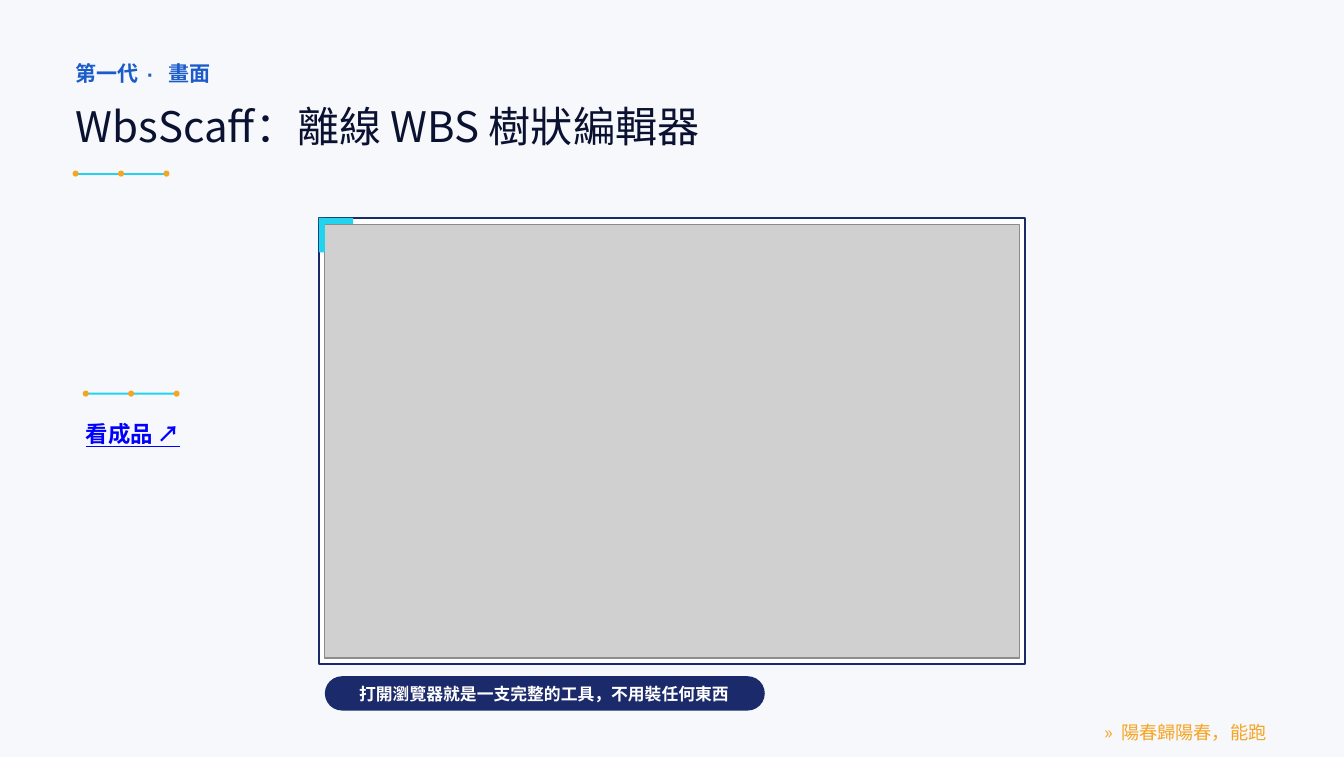
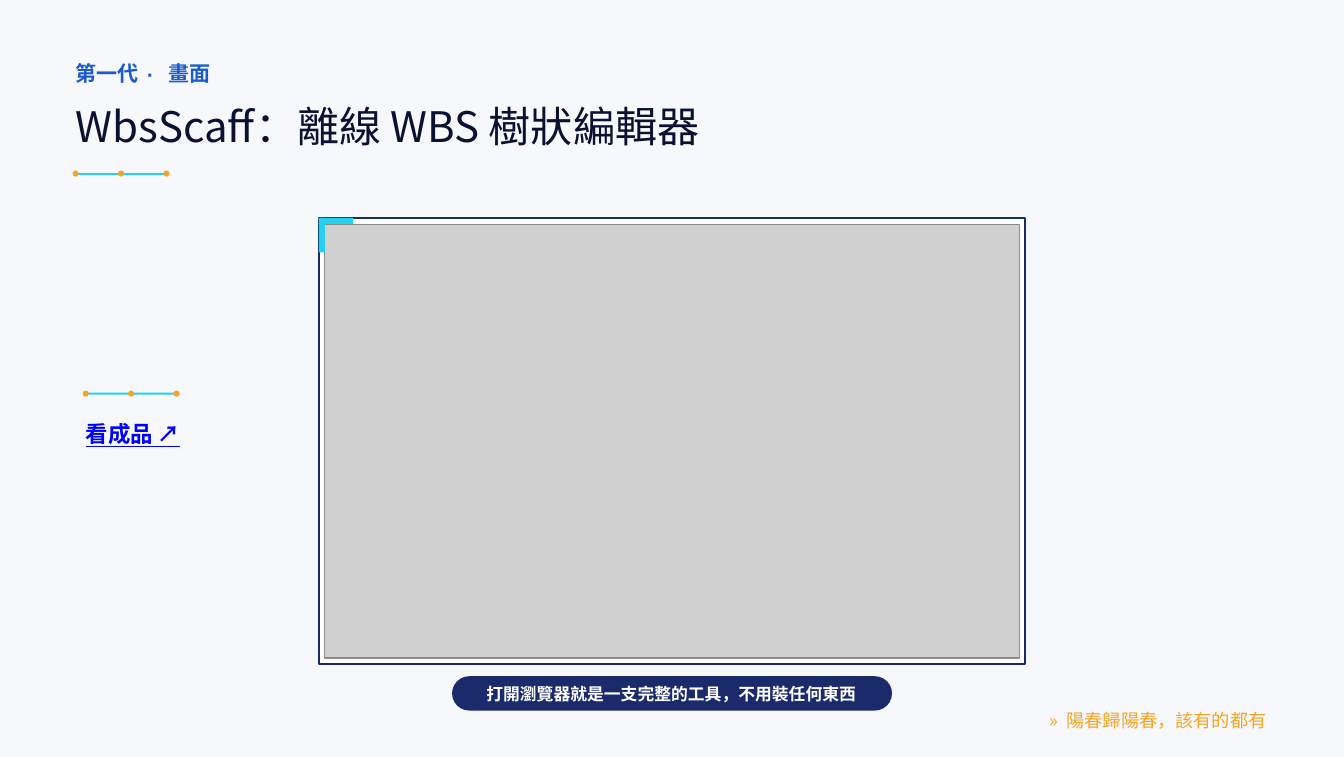
Before and after one commit to LinGaOscar/Spring-MissionBoard, a slide deck: slide 9 of docs/專案介紹.pptx. Drawn at 1344x757 pixels with LibreOffice and Linux fonts; fonts in the diff are those of the drawing; grey boxes stand for pictures. Boxes give left, top, right and bottom in pixels: in the first picture for what was removed or moved away, otherwise in the second. Text is boxed around its words. In the diff, an @@ line names an element or a change of style, - is before the commit and + after.

```diff
--- a/docs/專案介紹.pptx
+++ b/docs/專案介紹.pptx
@@ rounded rectangle: place and size @@
-rounded rectangle at (325,676,765,710)
+rounded rectangle at (452,676,892,710)
@@ text "打開瀏覽器就是一支完整的工具，不用裝任何東西": place and size @@
-text "打開瀏覽器就是一支完整的工具，不用裝任何東西" at (359,685,729,702)
+text "打開瀏覽器就是一支完整的工具，不用裝任何東西" at (486,685,856,702)
@@ text at (1067,711,1267,729): text changed @@
-» 陽春歸陽春，能跑
+» 陽春歸陽春，該有的都有
```
Also in this commit, not shown: 17 other slides changed, 3 slides added, 2 slides removed.
